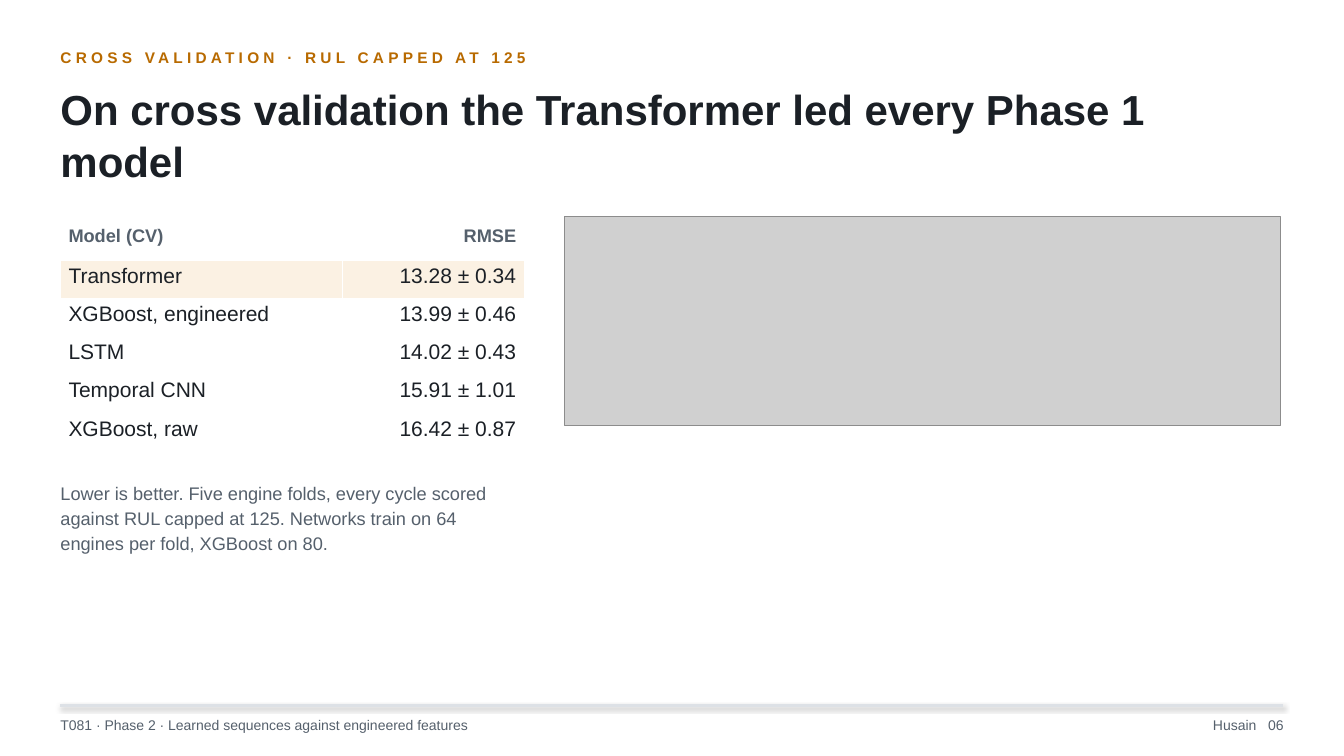
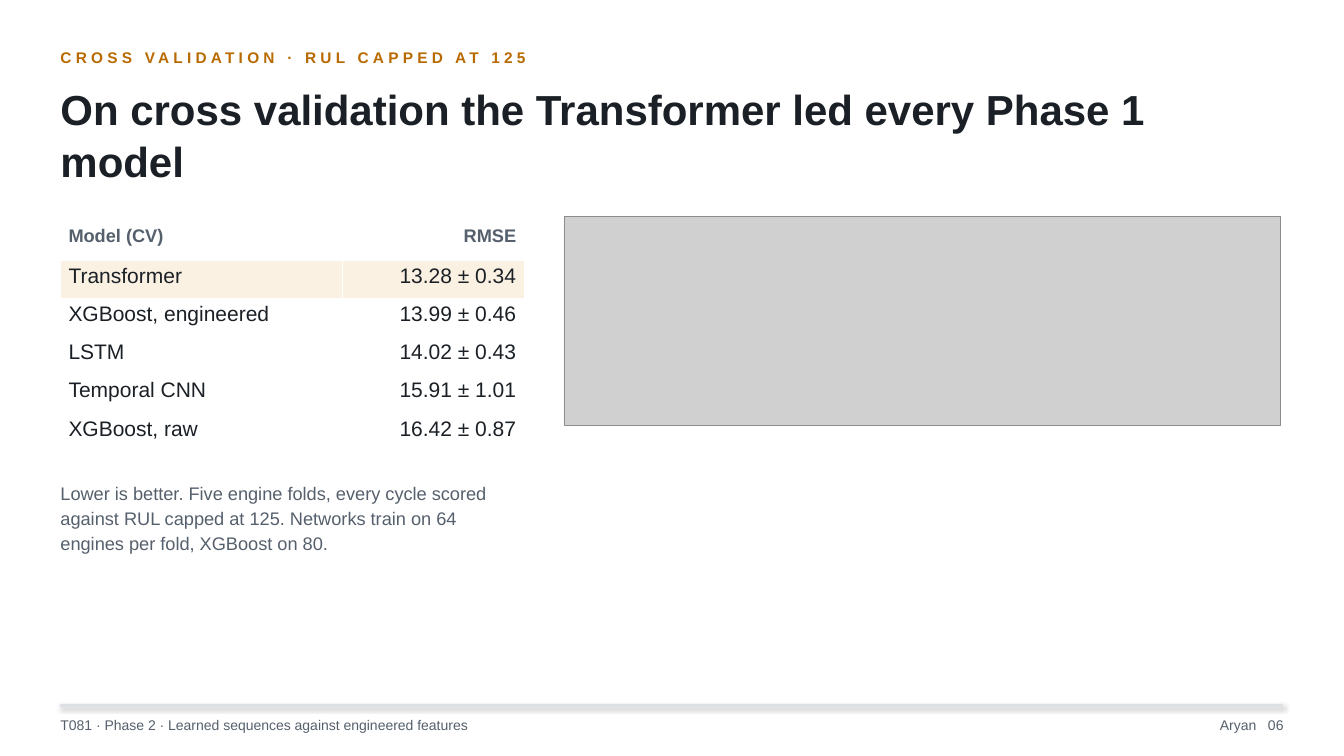
Before and after one commit to sarveshcore/t081-rul-prediction, a slide deck: slide 6 of slides/phase2_slides.pptx. Drawn at 1344x756 pixels with LibreOffice and Linux fonts; fonts in the diff are those of the drawing; grey boxes stand for pictures. Boxes give left, top, right and bottom in pixels: in the first picture for what was removed or moved away, otherwise in the second. Text is boxed around its words. In the diff, an @@ line names an element or a change of style, - is before the commit and + after.

```diff
--- a/slides/phase2_slides.pptx
+++ b/slides/phase2_slides.pptx
@@ text at (x1=1220, y1=720, x2=1284, y2=733): text changed @@
-Husain 06
+Aryan 06
```
Also in this commit, not shown: 6 other slides changed, 3 other files.
